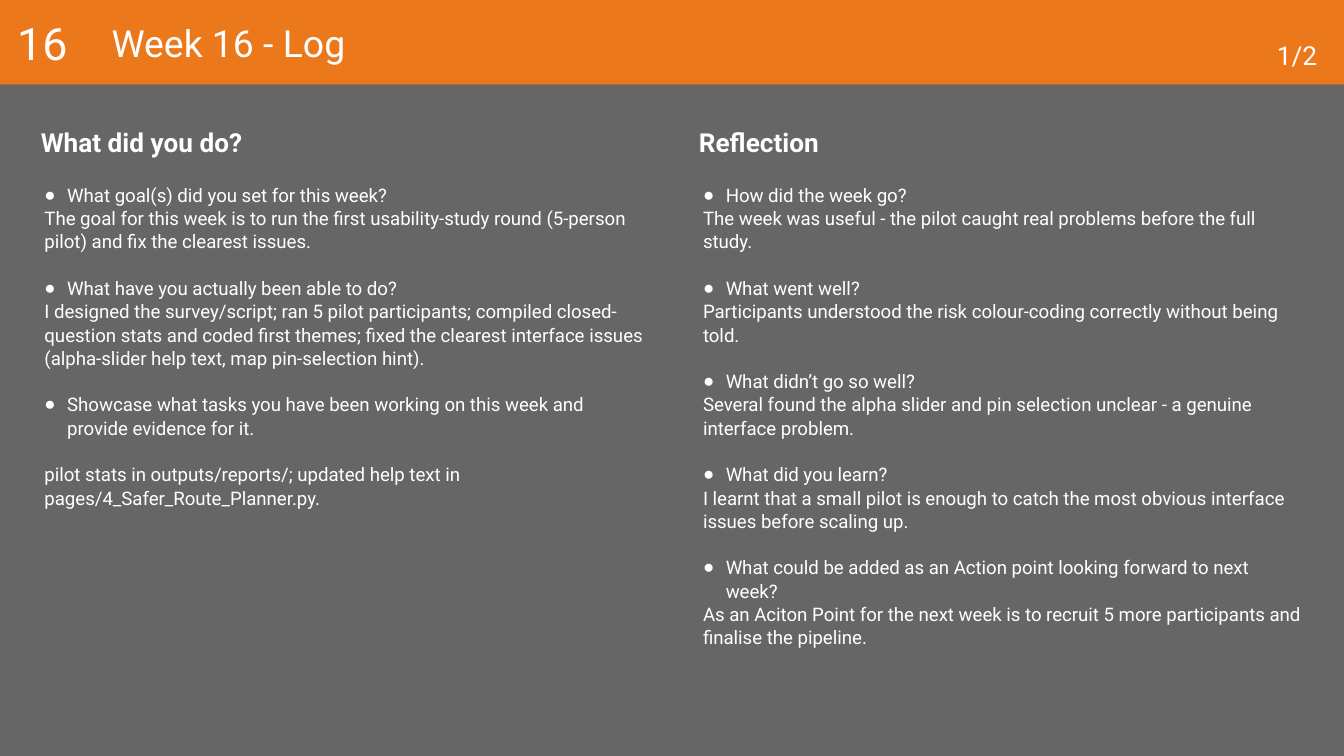
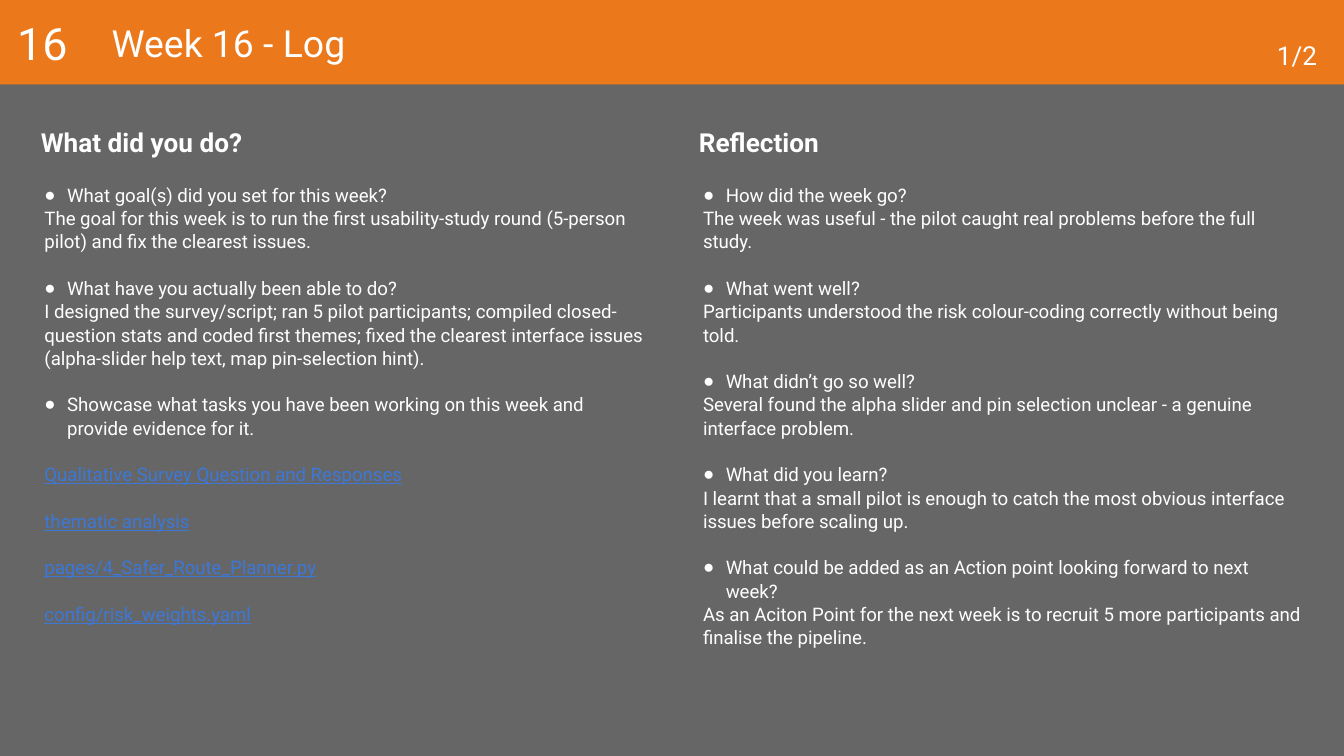
Before and after one commit to VladislavStoimenov235030/Vladislav_Stoimenov_Graduation_Project_25_26, a slide deck: slide 40 of thesis/evidencing/2026-27 Learning Log Graduation Project.pptx. Drawn at 1344x756 pixels with LibreOffice and Linux fonts; fonts in the diff are those of the drawing. Boxes give left, top, right and bottom in pixels: in the first picture for what was removed or moved away, otherwise in the second. Text is boxed around its words. In the diff, an @@ line names an element or a change of style, - is before the commit and + after.

```diff
--- a/thesis/evidencing/2026-27 Learning Log Graduation Project.pptx
+++ b/thesis/evidencing/2026-27 Learning Log Graduation Project.pptx
@@ text at box(44, 467, 402, 625): text changed; text colour #FFFFFF to #3C78D8 @@
-pilot stats in outputs/reports/; updated help text in pages/4_Safer_Route_Planner.py.
+Qualitative Survey Question and Responses
+thematic analysis
+pages/4_Safer_Route_Planner.py
+config/risk_weights.yaml
```
Also in this commit, not shown: 18 other slides changed, 2 other files.
